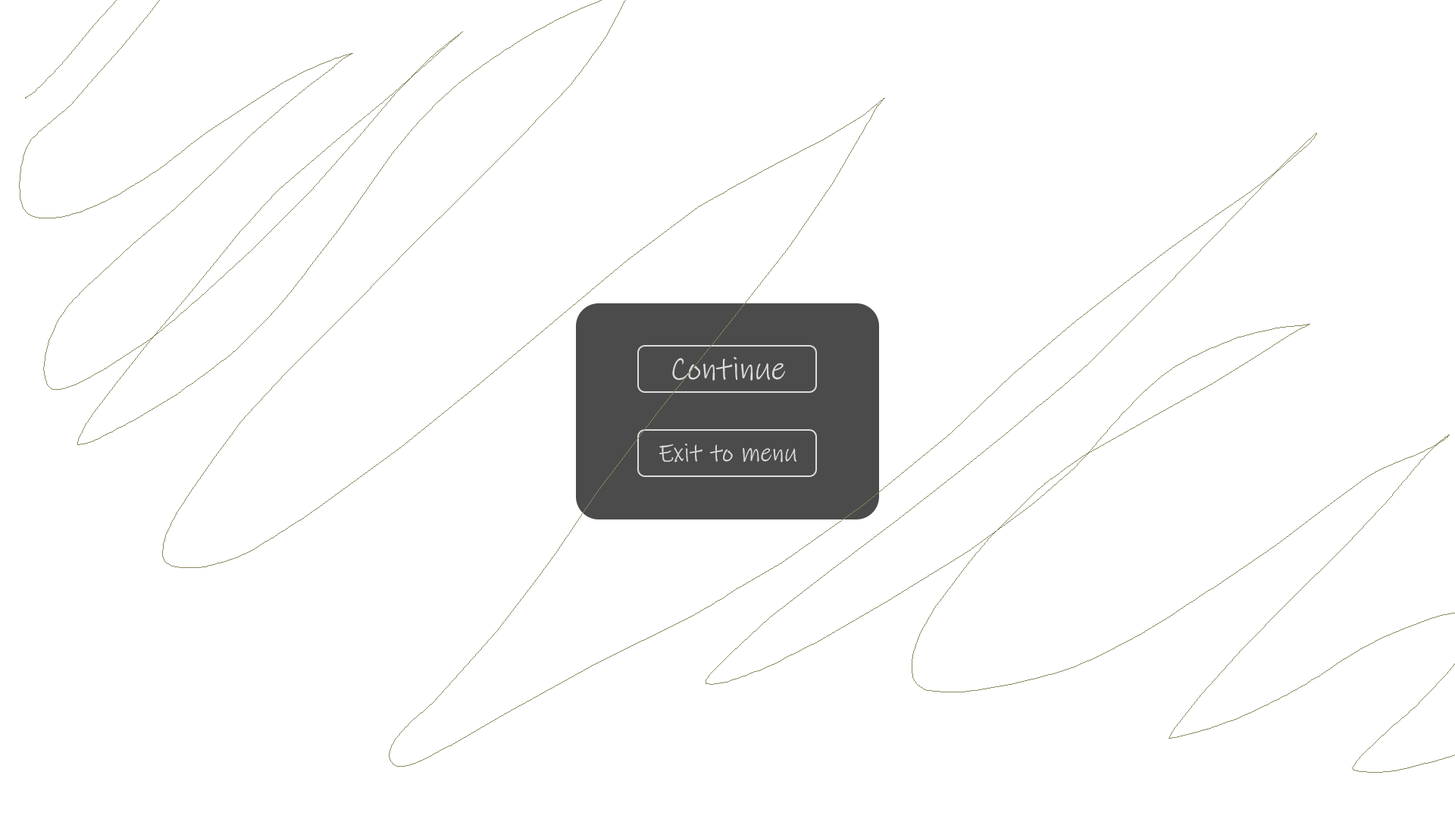
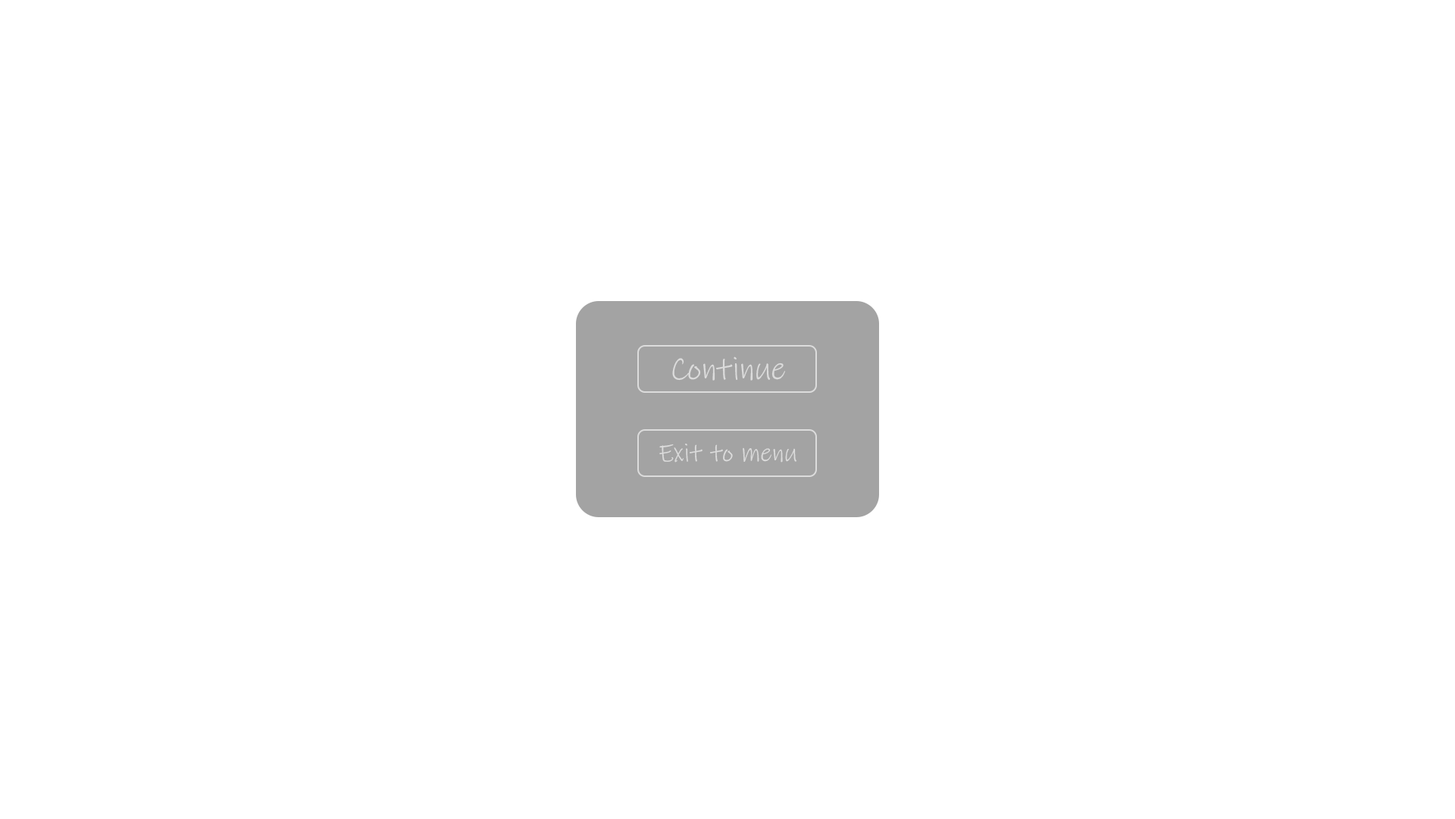
Layers edited between the first and the second w=1455, h=819 image:
renamed "Layer 1" to "tester", hid it over [18, 0, 1455, 773]
added layer "Rounded Rectangle 1" (2nd of 3) (80%) above "Rounded Rectangle 1" over [576, 300, 880, 517]
hid "Rounded Rectangle 1" (3rd of 3) over [576, 303, 880, 520]
